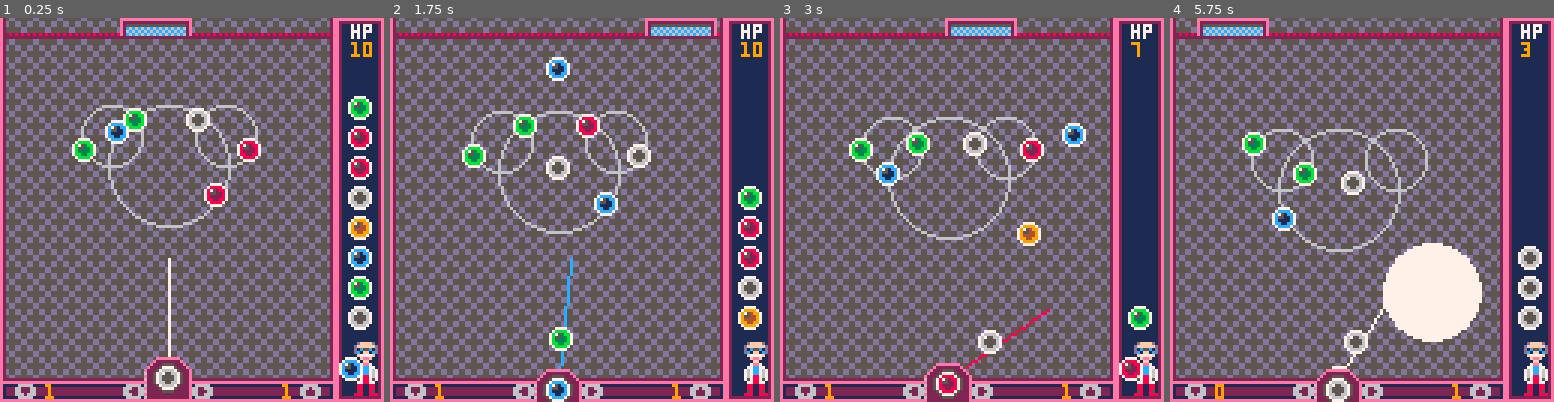
Above: before the commit, frames 1-4 (left to right).
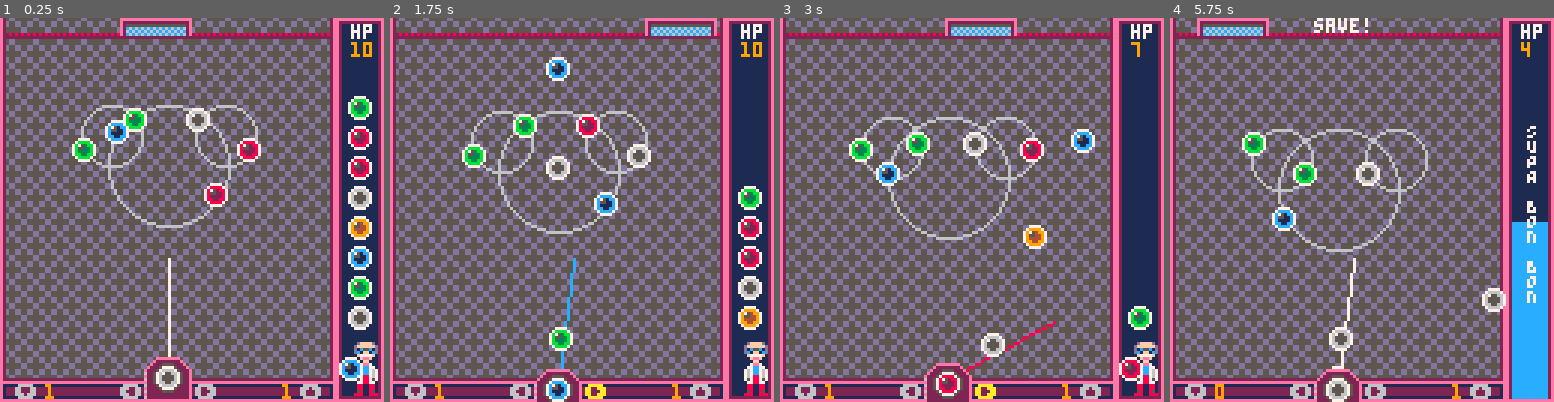
Above: after the commit, the same moments.

Repository: adamwoolridge/pico8
Game: PICO-8 cartridge bonbonshoot.p8
Same seed, same stepped clock (60 frames per second), same inputs: the game is played once before the commit and once after it.
Inputs:
- Up to frame 1 (0.25 s): no input
- Up to frame 2 (1.75 s): tap X (X key) at 0.33, 1.07 s; tap O (Z key) at 0.7, 1.7 s; hold Right from 1.6 s (still down)
- Up to frame 3 (3 s): tap X (X key) at 1.85, 2.97 s; release Right at 2.1 s; tap O (Z key) at 2.1, 2.5, 2.9 s; hold Right from 2.47 s (still down)
- Up to frame 4 (5.75 s): release Right at 3.03 s; hold Left 3.08-3.58 s; tap O (Z key) every 0.4 s from 3.3 to 5.7 s; hold Down 3.63-3.97 s; hold Right 4.02-4.68 s; tap X (X key) at 4.08, 5.2 s; hold Left 5.08-5.68 s; hold Down from 5.73 s (still down)

The runs differ from the first frame. In frame 1, 0.2% of the frame differs, in the area x 31-57%, y 95-100%; in frame 2, 0.5%; in frame 3, 1.7%; in frame 4, 12%, in the area x 31-99%, y 0-100%.

Commit message:
[Bonbon] More

Diff:
--- a/bonbonshoot.p8
+++ b/bonbonshoot.p8
@@ -65,6 +65,10 @@
 
 supabonbons = 1
 bonbombs = 1
+
+supabonbon = {}
+supabonbon.lifetime = 120
+supabonbon.life = 0
 
 function makepulse(x, y)
 	local p = {}
@@ -172,6 +176,7 @@
 	ball.rotoffset = 0
 	ball.fired = false
 	ball.enemy = false
+	ball.supabonbon = false
 	if (c==0) then
 		ball.c = flr(rnd(5))+1
 	else
@@ -202,11 +207,15 @@
 
 	if (btn(3) and supabonbons > 0) then
 		supabonbons-=1
+		supabonbon.life = supabonbon.lifetime
 		reload_ballq(true)
 		next_ball()
 	end
 
 	if (btn(5) or btn(4)) and reload <= 0 then
+		if (supabonbon.life > 0) then
+			currentball.supabonbon = true
+		end
 		currentball.fired = true
 		currentball.active = true
 		currentball.x = launchx-4
@@ -218,6 +227,10 @@
 		currentball.vx = d.x * 3
 		currentball.vy = d.y * 3
 		reload = reloadtime
+		if (supabonbon.life > 0) then
+			reload = reloadtime/2
+		end
+
 		recoil.frame = recoil.framecount
 		next_ball()
 	end
@@ -296,9 +309,10 @@
 
 	local rotspeed = 2.0
 
-	if (btn(4)) then
-		rotspeed = 1.0
-	end
+	if (supabonbon.life > 0) then
+		rotspeed = 4
+	end
+
 
 	if (btn(0)) then
 		angle += rotspeed
@@ -346,17 +360,54 @@
 	draw_balls()
 
 	drawlauncher()
+	drawsupabonbon()
 
 	print("hp", 117, 2,7)
 	print(ballsremaining, 117, 8,9)
 
-	print("⬅️", 41, 122, 6)
-	print("➡️", 64, 122, 6)
+	if (btn(0)) then
+		print("⬅️", 40, 122, 10)
+	else
+		print("⬅️", 40, 122, 6)
+	end
+
+	if (btn(1)) then
+		print("➡️", 65, 122, 10)
+	else
+		print("➡️", 65, 122, 6)
+	end
+
 	print("⬇️", 5, 122, 6)
 	print(supabonbons, 15, 122, 9)
 	print("⬆️", 100, 122, 6)
 	print(bonbombs, 94, 122, 9)
 end
+
+function drawsupabonbon()
+	if (supabonbon.life <= 0) then
+		return
+	end
+
+	local perc = supabonbon.life / supabonbon.lifetime
+	rectfill(114,2,125,126,1)
+	rectfill(114,2+126-(124*perc),125,126,12)
+
+	local c = 7
+	print ("S", 119, 35, c)
+	print ("U", 119, 40, c)
+	print ("P", 119, 45, c)
+	print ("A", 119, 50, c)
+
+	print ("B", 119, 60, c)
+	print ("O", 119, 65, c)
+	print ("N", 119, 70, c)
+
+	print ("B", 119, 80, c)
+	print ("O", 119, 85, c)
+	print ("N", 119, 90, c)
+	supabonbon.life -= 1
+end
+
 
 function drawlauncher()
 	spr(7, 6*8, 14*8+recoil.frame)
@@ -472,7 +522,7 @@
 		end
 
 		if (ball.y < playarea.miny) then
-			if (ball.x > net.x-16 and ball.x + 8 < net.x + 24) then
+			if (ball.supabonbon or (ball.x > net.x-16 and ball.x + 8 < net.x + 24)) then
 				flashsave(ball.x-4, 0)
 			else
 				ballsremaining-=1
